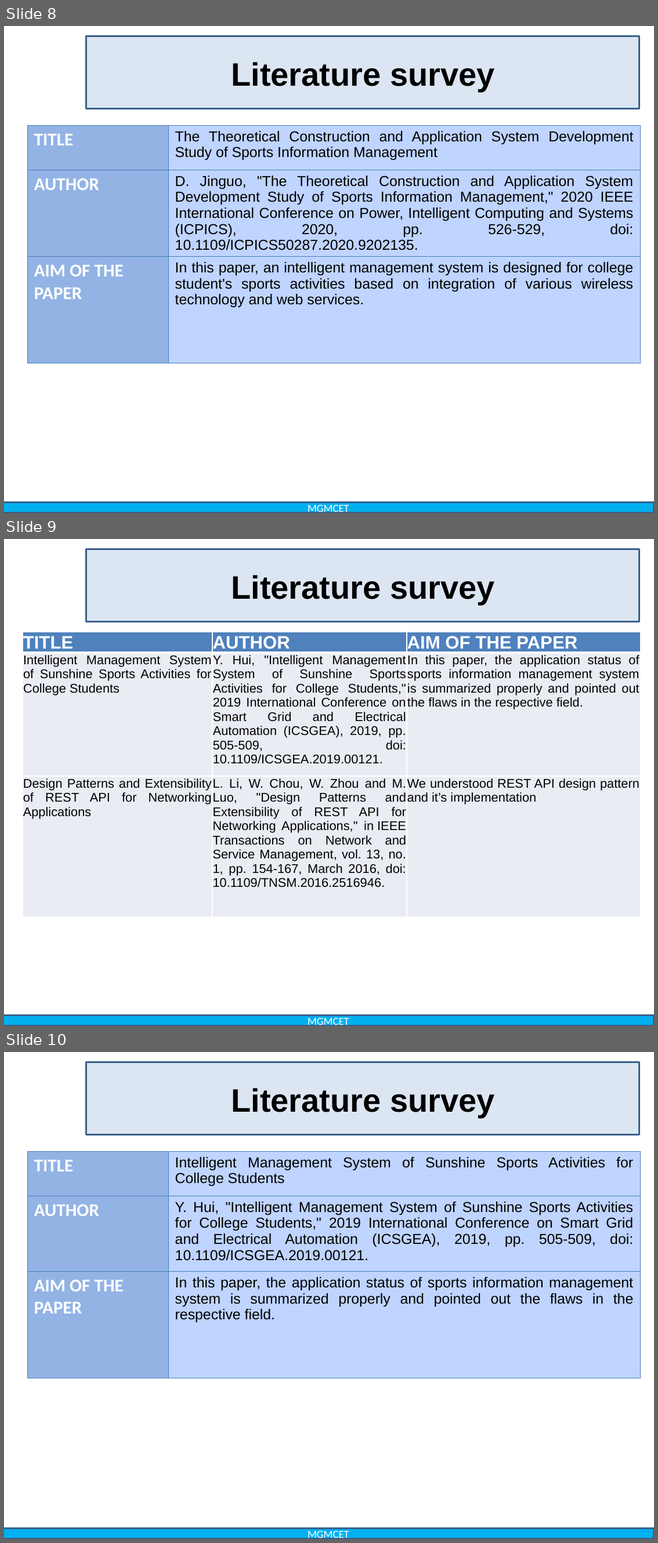
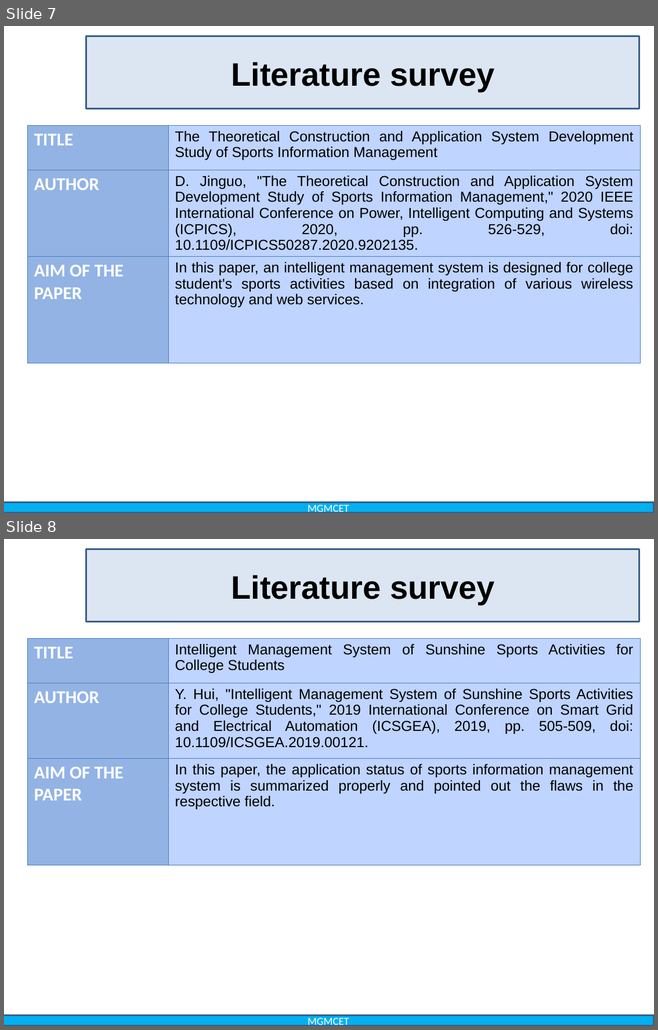
Before and after one commit to pawarherschel/college-project-docs, a slide deck: new ppt.pptx. Shown one above the other, each under a label of ours: slides 8, 9 and 10 before the commit, slides 7 and 8 after it. The pictures are 658x1543 and 658x1030 pixels, drawn with LibreOffice and Linux fonts; fonts in the diff are those of the drawing; background and template pictures are left out. Boxes give left, top, right and bottom in pixels: in the first picture for what was removed or moved away, otherwise in the second. Text is boxed around its words. In the diff, an @@ line names an element or a change of style, - is before the commit and + after.

```diff
--- a/new ppt.pptx
+++ b/new ppt.pptx
@@ slide 9 removed at (4,539,654,1026), background #FFFFFF; not listed: 2 template elements that a slide beside it also shows @@
@@ title removed at (231,575,494,604) @@
-Literature survey
@@ table removed at (23,632,640,918), 3 rows, 3 columns @@
-TITLE | AUTHOR | AIM OF THE PAPER
-Intelligent Management System of Sunshine Sports Activities for College Students | Y. Hui, "Intelligent Management System of Sunshine Sports Activities for College Students," 2019 International Conference on Smart Grid and Electrical Automation (ICSGEA), 2019, pp. 505-509, doi: 10.1109/ICSGEA.2019.00121. | In this paper, the application status of sports information management system is summarized properly and pointed out the flaws in the respective field.
-Design Patterns and Extensibility of REST API for Networking Applications | L. Li, W. Chou, W. Zhou and M. Luo, "Design Patterns and Extensibility of REST API for Networking Applications," in IEEE Transactions on Network and Service Management, vol. 13, no. 1, pp. 154-167, March 2016, doi: 10.1109/TNSM.2016.2516946. | We understood REST API design pattern and it’s implementation
@@ what was slide 8 is now slide 7 @@
@@ what was slide 10 is now slide 8 @@
```
Also in this commit, not shown: 2 other slides removed, 16 other files.
